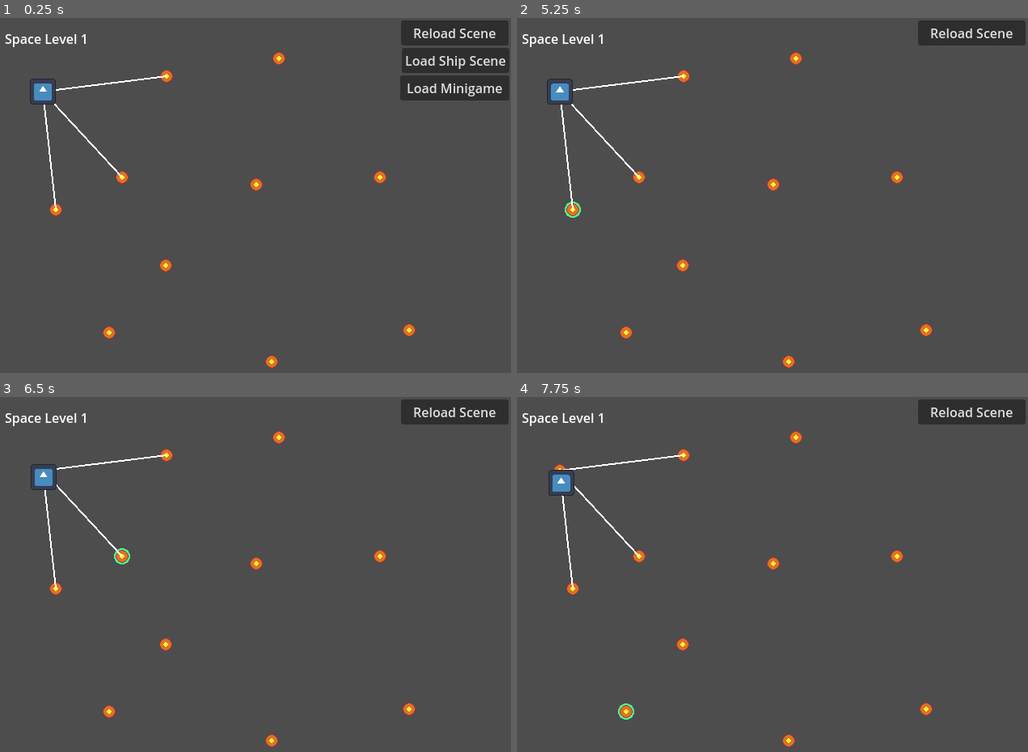
Above: before the commit, frames 1-4 (two rows, left to right).
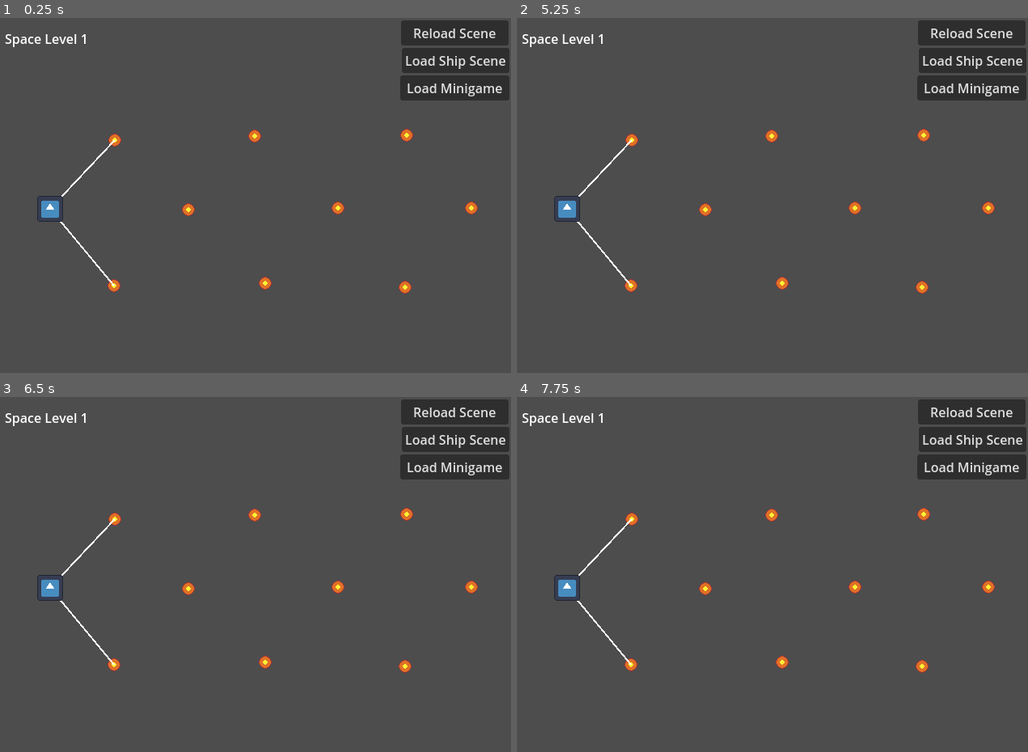
Above: after the commit, the same moments.

Repository: RageWolf/Cosmic-Order-Beginners-Jam-Winter-2024
Game: Godot game, scene res://src/space.tscn
Same seed, same stepped clock (60 frames per second), same inputs: the game is played once before the commit and once after it. This scene is started directly instead of the project's main scene. The engine's default icon, where the game draws it, is replaced by a stand-in: a white triangle on a blue panel in a dark square.
Inputs (mouse positions are in pixels of both pictures, inside the frame that each line leads up to):
- Up to frame 1 (0.25 s): no input
- Up to frame 2 (5.25 s): tap Enter at 0.5 s; move the mouse to (557, 92) at 0.52 s; click (557, 92) at 0.6 s; click "Reload Scene" at 1.25 s; click "Load Ship Scene" at 2 s; click "Back to Space" at 2.75 s; click "Load Minigame" at 3.5 s; click "Back to space" at 4.25 s; tap Space at 5 s; move the mouse to (573, 209) at 5.02 s; click (573, 209) at 5.1 s
- Up to frame 3 (6.5 s): tap Enter at 5.75 s; move the mouse to (122, 556) at 5.77 s; click (122, 556) at 5.85 s
- Up to frame 4 (7.75 s): move the mouse to (685, 453) at 6.52 s; click (685, 453) at 6.6 s; move the mouse to (624, 712) at 7.27 s; click (624, 712) at 7.35 s

The runs differ from the first frame. In frame 1, 2.0% of the frame differs, in the area x 5-94%, y 9-99%; in frame 2, 5.0%; in frame 3, 5.0%; in frame 4, 5.0%, in the area x 6-100%, y 8-99%.

Commit message:
Update main Space1

Diff:
--- a/src/space.tscn
+++ b/src/space.tscn
@@ -11,47 +11,43 @@
 next_level = ExtResource("2_4be80")
 
 [node name="LocationNode" parent="." instance=ExtResource("1_wrkrb")]
-position = Vector2(61, 91)
+position = Vector2(70, 236)
 
 [node name="LocationNode2" parent="." node_paths=PackedStringArray("departures") instance=ExtResource("1_wrkrb")]
-position = Vector2(77, 237)
-departures = [NodePath("../LocationNode")]
-
-[node name="Planet Butt Heads" parent="." node_paths=PackedStringArray("departures") instance=ExtResource("1_wrkrb")]
-position = Vector2(159, 197)
+position = Vector2(149, 331)
 departures = [NodePath("../LocationNode")]
 
 [node name="LocationNode4" parent="." node_paths=PackedStringArray("departures") instance=ExtResource("1_wrkrb")]
-position = Vector2(214, 72)
+position = Vector2(241, 237)
+departures = [NodePath("../LocationNode2"), NodePath("../LocationNode3")]
+
+[node name="LocationNode5" parent="." node_paths=PackedStringArray("departures") instance=ExtResource("1_wrkrb")]
+position = Vector2(336, 328)
+departures = [NodePath("../LocationNode4")]
+
+[node name="LocationNode6" parent="." node_paths=PackedStringArray("departures") instance=ExtResource("1_wrkrb")]
+position = Vector2(323, 146)
+departures = [NodePath("../LocationNode4")]
+
+[node name="LocationNode7" parent="." node_paths=PackedStringArray("departures") instance=ExtResource("1_wrkrb")]
+position = Vector2(426, 235)
+departures = [NodePath("../LocationNode5"), NodePath("../LocationNode6")]
+
+[node name="LocationNode8" parent="." node_paths=PackedStringArray("departures") instance=ExtResource("1_wrkrb")]
+position = Vector2(511, 145)
+departures = [NodePath("../LocationNode7")]
+
+[node name="LocationNode9" parent="." node_paths=PackedStringArray("departures") instance=ExtResource("1_wrkrb")]
+position = Vector2(509, 333)
+departures = [NodePath("../LocationNode7")]
+
+[node name="LocationNode3" parent="." node_paths=PackedStringArray("departures") instance=ExtResource("1_wrkrb")]
+position = Vector2(150, 151)
 departures = [NodePath("../LocationNode")]
 
-[node name="LocationNode5" parent="." node_paths=PackedStringArray("departures") instance=ExtResource("1_wrkrb")]
-position = Vector2(143, 389)
-departures = [NodePath("../LocationNode2")]
-
-[node name="LocationNode6" parent="." node_paths=PackedStringArray("departures") instance=ExtResource("1_wrkrb")]
-position = Vector2(213, 306)
-departures = [NodePath("../Planet Butt Heads"), NodePath("../LocationNode2")]
-
-[node name="LocationNode7" parent="." node_paths=PackedStringArray("departures") instance=ExtResource("1_wrkrb")]
-position = Vector2(325, 206)
-departures = [NodePath("../Planet Butt Heads")]
-
-[node name="LocationNode8" parent="." node_paths=PackedStringArray("departures") instance=ExtResource("1_wrkrb")]
-position = Vector2(353, 50)
-departures = [NodePath("../LocationNode4")]
-
-[node name="LocationNode9" parent="." node_paths=PackedStringArray("departures") instance=ExtResource("1_wrkrb")]
-position = Vector2(344, 425)
-departures = [NodePath("../LocationNode6"), NodePath("../LocationNode5")]
-
-[node name="LocationNode10" parent="." node_paths=PackedStringArray("departures") instance=ExtResource("1_wrkrb")]
-position = Vector2(478, 197)
-departures = [NodePath("../LocationNode7"), NodePath("../LocationNode8")]
-
 [node name="Final Destination" parent="." node_paths=PackedStringArray("departures") instance=ExtResource("1_wrkrb")]
-position = Vector2(514, 386)
-departures = [NodePath("../LocationNode9"), NodePath("../LocationNode10")]
+position = Vector2(591, 235)
+departures = [NodePath("../LocationNode9"), NodePath("../LocationNode8")]
 is_final_node = true
 
 [node name="SpacePlayer" parent="." instance=ExtResource("3_lrwrr")]
